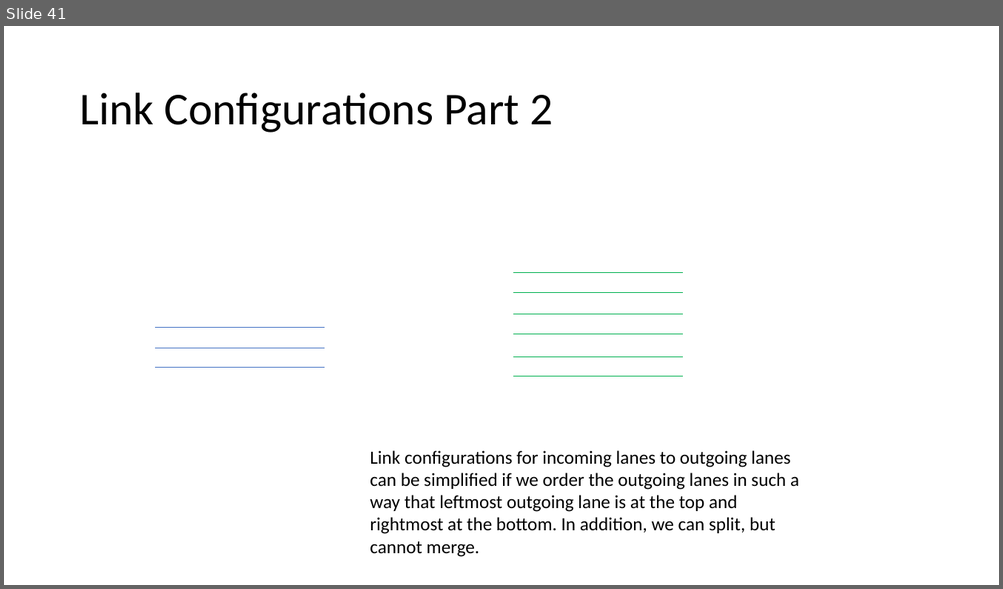
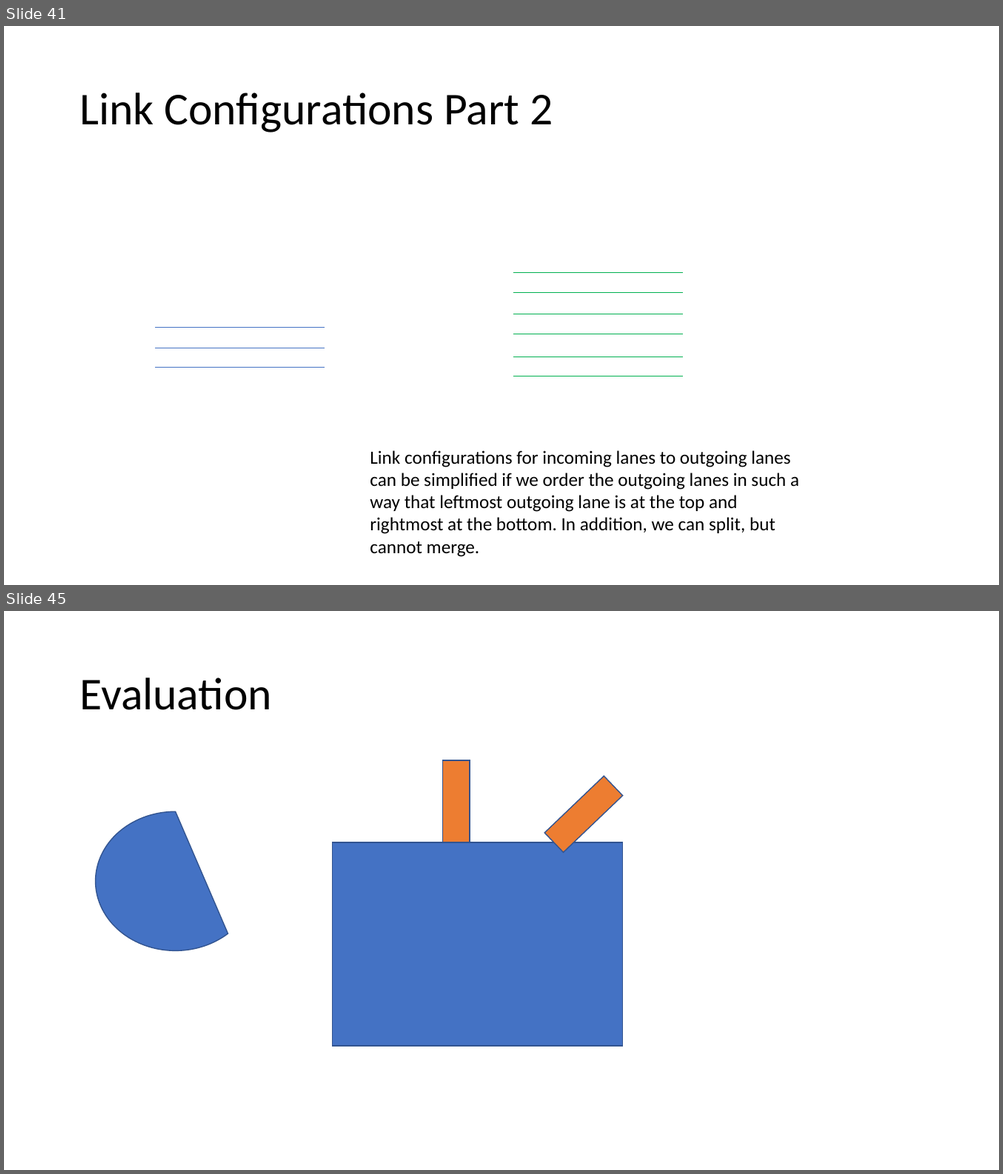
Before and after one commit to AugmentedDesignLab/junction-art, a slide deck: plan/challenges.pptx. Shown one above the other, each under a label of ours: slide 41 before the commit, slides 41 and 45 after it; the slides between them are not shown. The pictures are 1003x589 and 1003x1174 pixels, drawn with LibreOffice and Linux fonts; fonts in the diff are those of the drawing. Boxes give left, top, right and bottom in pixels: in the first picture for what was removed or moved away, otherwise in the second. Text is boxed around its words. In the diff, an @@ line names an element or a change of style, - is before the commit and + after.

```diff
--- a/plan/challenges.pptx
+++ b/plan/challenges.pptx
@@ slide 45 added at (x1=4, y1=611, x2=999, y2=1170), background #FFFFFF @@
@@ title added at (x1=79, y1=678, x2=272, y2=710), 44 pt, text #000000 @@
+Evaluation
@@ rectangle added at (x1=443, y1=760, x2=469, y2=843), fill #ED7D31, outline #325491 1 pt @@
@@ rectangle added at (x1=544, y1=777, x2=622, y2=853), fill #ED7D31, outline #325491 1 pt @@
@@ chord (boxed as its full ellipse) added at (x1=96, y1=812, x2=256, y2=951), fill #4472C4, outline #325491 1 pt @@
@@ rectangle added at (x1=333, y1=843, x2=623, y2=1047), fill #4472C4, outline #325491 1 pt @@
```
Also in this commit, not shown: 3 other slides added, 3 other files.
